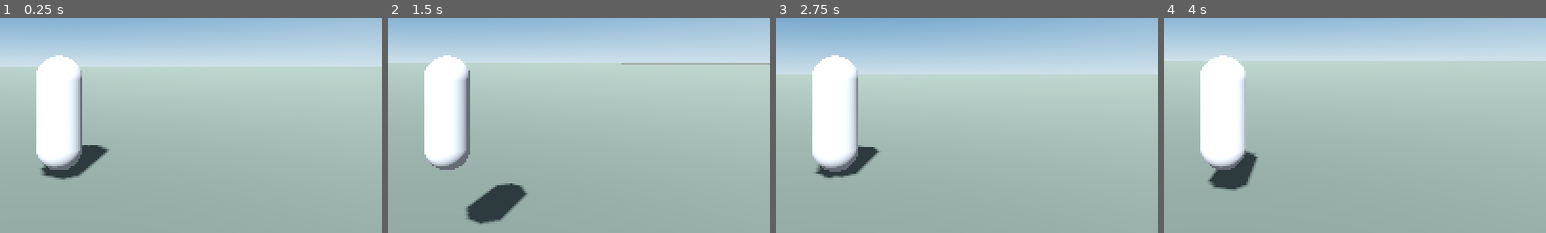
Above: before the commit, frames 1-4 (left to right).
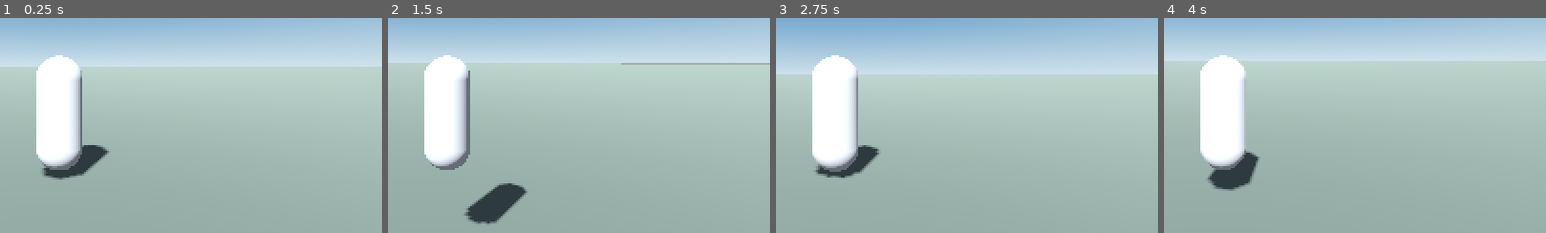
Above: after the commit, the same moments.

Repository: saeedhub101/Adam-City
Game: Godot game, scene res://scenes/main.tscn
The game is run twice, just before and just after one commit, with the same random seed, the same clock (stepped at 60 frames per second) and the same inputs.
Inputs (mouse positions are % of the whole screen's width and height, from its top left):
- Up to frame 1 (0.25 s): no input
- Up to frame 2 (1.5 s): tap Enter at 0.5 s; move the mouse to (55, 50) at 0.52 s; hold W (move_forward) from 0.53 s (still down); tap Space (jump) at 0.77 s; move the mouse to (45, 50) at 1.27 s
- Up to frame 3 (2.75 s): keep holding W (move_forward); tap Space (jump) at 1.52 s; move the mouse to (52, 48) at 2.02 s
- Up to frame 4 (4 s): keep holding W (move_forward); move the mouse to (49, 52) at 2.77 s; tap Space (jump) at 3.02, 3.77 s; move the mouse to (57, 51) at 3.52 s
The pictures show only the part of the screen within x 42-92%, y 39-89%; the shares and areas given below are measured in that part.

The runs differ from the first frame. In frame 1, 0.2% of the frame differs, in the area x 10-29%, y 59-76%; in frame 2, 0.4%, in the area x 20-37%, y 76-96%; in frame 3, 0.2%; in frame 4, 0.2%.

Commit message:
Fix city-aware gameplay spawn and visual QA camera framing

Diff:
--- a/GodotAdamRoyal/scripts/main.gd
+++ b/GodotAdamRoyal/scripts/main.gd
@@ -4,13 +4,16 @@
 const PlayerScene = preload("res://scenes/player.tscn")
 
 var city_builder: Node3D
+var city_bounds := AABB(Vector3(-500, 0, -500), Vector3(1000, 100, 1000))
 
 func _ready() -> void:
 	_build_environment()
 	_build_ground()
 	var city_result := _build_city()
+	city_bounds = _measure_city_bounds()
 	var player = PlayerScene.instantiate()
-	player.position = Vector3(0, 0.25, 12)
+	var city_center := city_bounds.get_center()
+	player.position = Vector3(city_center.x, 0.25, city_center.z + minf(city_bounds.size.z * 0.08, 18.0))
 	add_child(player)
 	_build_hud(int(city_result.get("buildings", 0)), int(city_result.get("roads", 0)), bool(city_result.get("ok", false)))
 
@@ -18,21 +21,23 @@
 		call_deferred("_run_visual_qa_capture")
 
 func _run_visual_qa_capture() -> void:
-	# Capture the rendered game viewport, not a generated mockup or a headless placeholder.
+	# Derive camera framing from the real imported map bounds instead of guessed coordinates.
 	var output_dir := ProjectSettings.globalize_path("res://qa_screenshots")
 	DirAccess.make_dir_recursive_absolute(output_dir)
 	var camera := Camera3D.new()
 	camera.name = "VisualQACamera"
 	camera.current = true
-	camera.fov = 72.0
+	camera.fov = 68.0
 	add_child(camera)
 	var player := get_node_or_null("Player")
+	var center := city_bounds.get_center()
+	var span := maxf(maxf(city_bounds.size.x, city_bounds.size.z), 100.0)
 	var captures := [
-		{"name": "01-aerial-full-map.png", "position": Vector3(0, 2350, 40), "target": Vector3(0, 0, 0)},
-		{"name": "02-street-west.png", "position": Vector3(-820, 24, -460), "target": Vector3(-755, 3, -420)},
-		{"name": "03-street-east.png", "position": Vector3(820, 22, -520), "target": Vector3(750, 3, -470)},
-		{"name": "04-street-north.png", "position": Vector3(-610, 28, 760), "target": Vector3(-555, 3, 690)},
-		{"name": "05-street-south.png", "position": Vector3(640, 24, 800), "target": Vector3(570, 3, 735)}
+		{"name": "01-aerial-full-map.png", "position": center + Vector3(0, span * 1.05, 0), "target": center},
+		{"name": "02-street-west.png", "position": center + Vector3(-span * 0.28, span * 0.055, -span * 0.12), "target": center + Vector3(-span * 0.20, 5, -span * 0.08)},
+		{"name": "03-street-east.png", "position": center + Vector3(span * 0.28, span * 0.055, -span * 0.10), "target": center + Vector3(span * 0.20, 5, -span * 0.06)},
+		{"name": "04-street-north.png", "position": center + Vector3(-span * 0.10, span * 0.055, -span * 0.28), "target": center + Vector3(-span * 0.06, 5, -span * 0.20)},
+		{"name": "05-street-south.png", "position": center + Vector3(span * 0.10, span * 0.055, span * 0.28), "target": center + Vector3(span * 0.06, 5, span * 0.20)}
 	]
 	for shot in captures:
 		camera.global_position = shot.position
@@ -47,11 +52,10 @@
 			push_error("QA screenshot save failed: " + output_path + " error=" + str(error))
 			get_tree().quit(2)
 			return
-		print("QA_SCREENSHOT=" + output_path + " SIZE=" + str(image.get_size()))
-	# A dedicated close third-person view confirms the imported player mesh is present in the rendered scene.
+		print("QA_SCREENSHOT=" + output_path + " SIZE=" + str(image.get_size()) + " CITY_CENTER=" + str(center))
 	if player != null:
-		camera.global_position = Vector3(0, 4.2, 0)
-		camera.look_at(Vector3(0, 1.0, 12), Vector3.UP)
+		camera.global_position = player.global_position + Vector3(3.5, 2.6, 5.5)
+		camera.look_at(player.global_position + Vector3.UP * 1.0, Vector3.UP)
 		await get_tree().process_frame
 		await get_tree().process_frame
 		await RenderingServer.frame_post_draw
@@ -67,8 +71,29 @@
 		push_error("Visual QA could not find Player node")
 		get_tree().quit(2)
 		return
+	print("CITY_BOUNDS=" + str(city_bounds) + " CITY_CENTER=" + str(center))
 	print("VISUAL_QA_CAPTURE_COUNT=6")
 	get_tree().quit(0)
+
+func _measure_city_bounds() -> AABB:
+	var combined := AABB()
+	var found := false
+	var city := get_node_or_null("ManilaRealWorldDistrict")
+	if city == null:
+		city = get_node_or_null("ManilaOSMFallback")
+	if city != null:
+		for node in city.find_children("*", "MeshInstance3D", true, false):
+			var mesh_instance := node as MeshInstance3D
+			if mesh_instance == null or mesh_instance.mesh == null:
+				continue
+			var bounds := mesh_instance.global_transform * mesh_instance.get_aabb()
+			combined = bounds if not found else combined.merge(bounds)
+			found = true
+	if not found:
+		push_warning("Could not measure imported city geometry; using conservative fallback bounds.")
+		return AABB(Vector3(-1200, 0, -1200), Vector3(2400, 120, 2400))
+	print("CITY_BOUNDS_MEASURED=" + str(combined))
+	return combined
 
 func _build_city() -> Dictionary:
 	# The workflow stages a textured, real-geography Manila GLB here before import.
